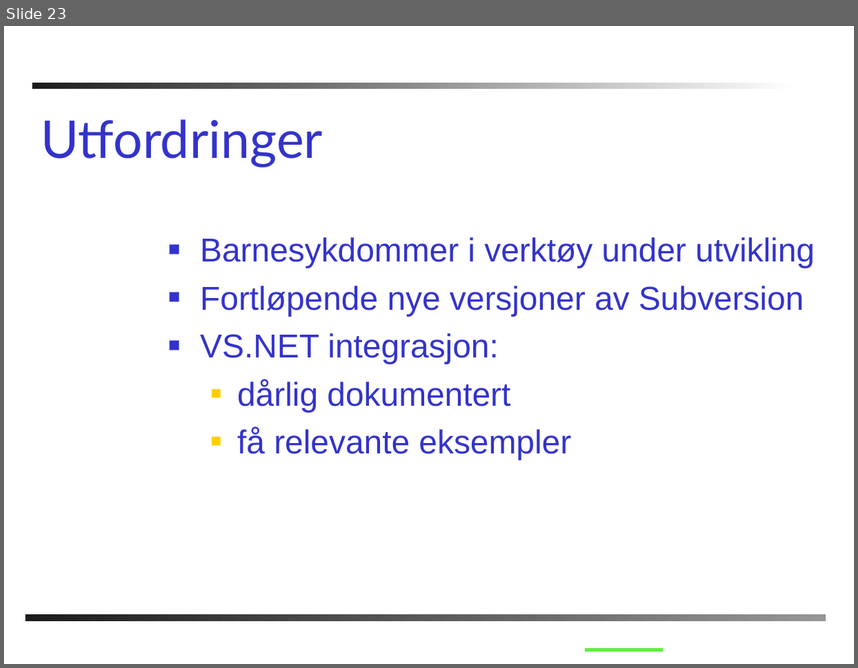
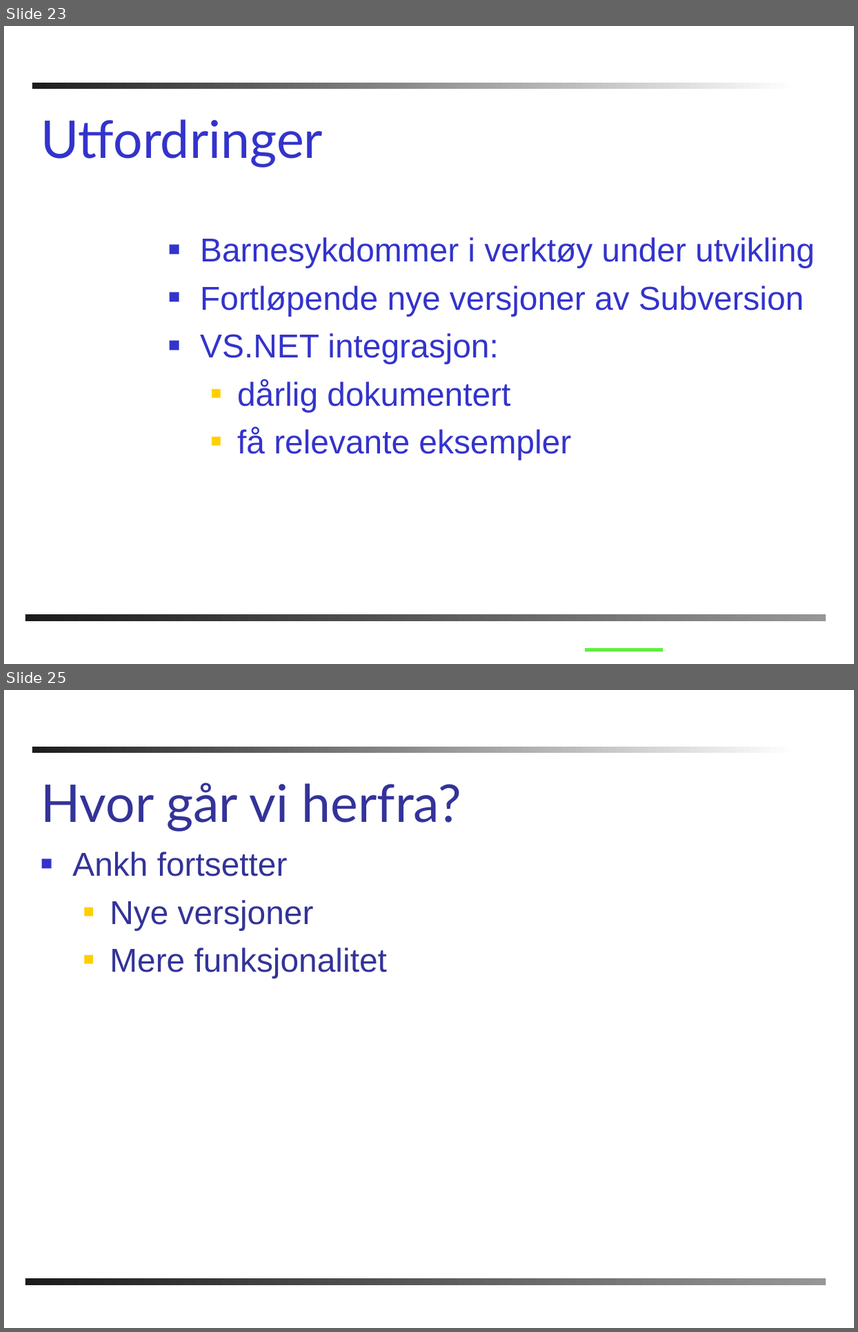
Before and after one commit to chucker/AnkhSVN, a slide deck: doc/powerpoint/Subversion_addin_for_VS.NET.ppt. Shown one above the other, each under a label of ours: slide 23 before the commit, slides 23 and 25 after it; the slides between them are not shown. The pictures are 858x668 and 858x1332 pixels, drawn with LibreOffice and Linux fonts; fonts in the diff are those of the drawing; background and template pictures are left out. Boxes give left, top, right and bottom in pixels: in the first picture for what was removed or moved away, otherwise in the second. Text is boxed around its words. In the diff, an @@ line names an element or a change of style, - is before the commit and + after.

```diff
--- a/doc/powerpoint/Subversion_addin_for_VS.NET.ppt
+++ b/doc/powerpoint/Subversion_addin_for_VS.NET.ppt
@@ slide 25 added at (4,690,854,1328), background #FFFFFF; not listed: 2 template elements that a slide beside it also shows @@
@@ title added at (41,782,462,831), 44 pt, text #333399 @@
+Hvor går vi herfra?
@@ text added at (72,851,387,978), 28 pt, text #333399 @@
+■ Ankh fortsetter
+  ■ Nye versjoner
+  ■ Mere funksjonalitet
```
Also in this commit, not shown: 2 slides changed, 1 other slide added, 1 slide removed, 1 other file.
